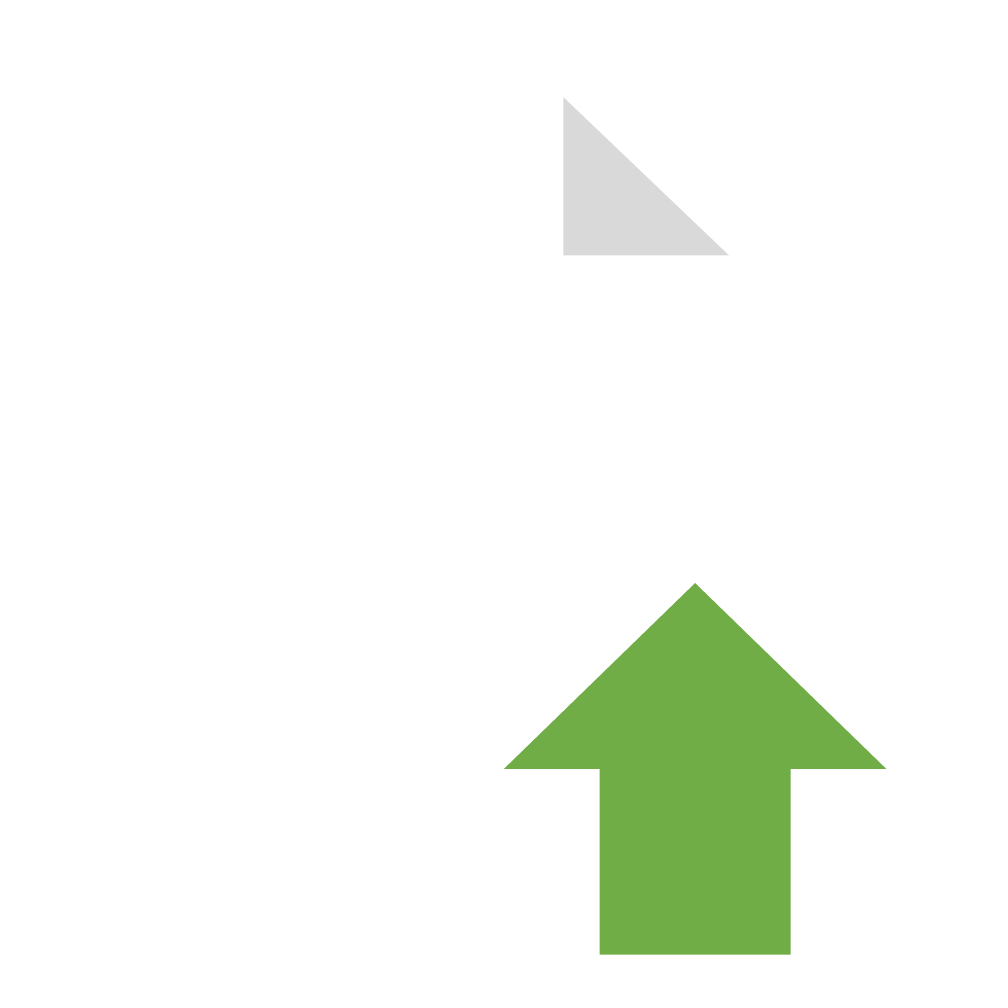
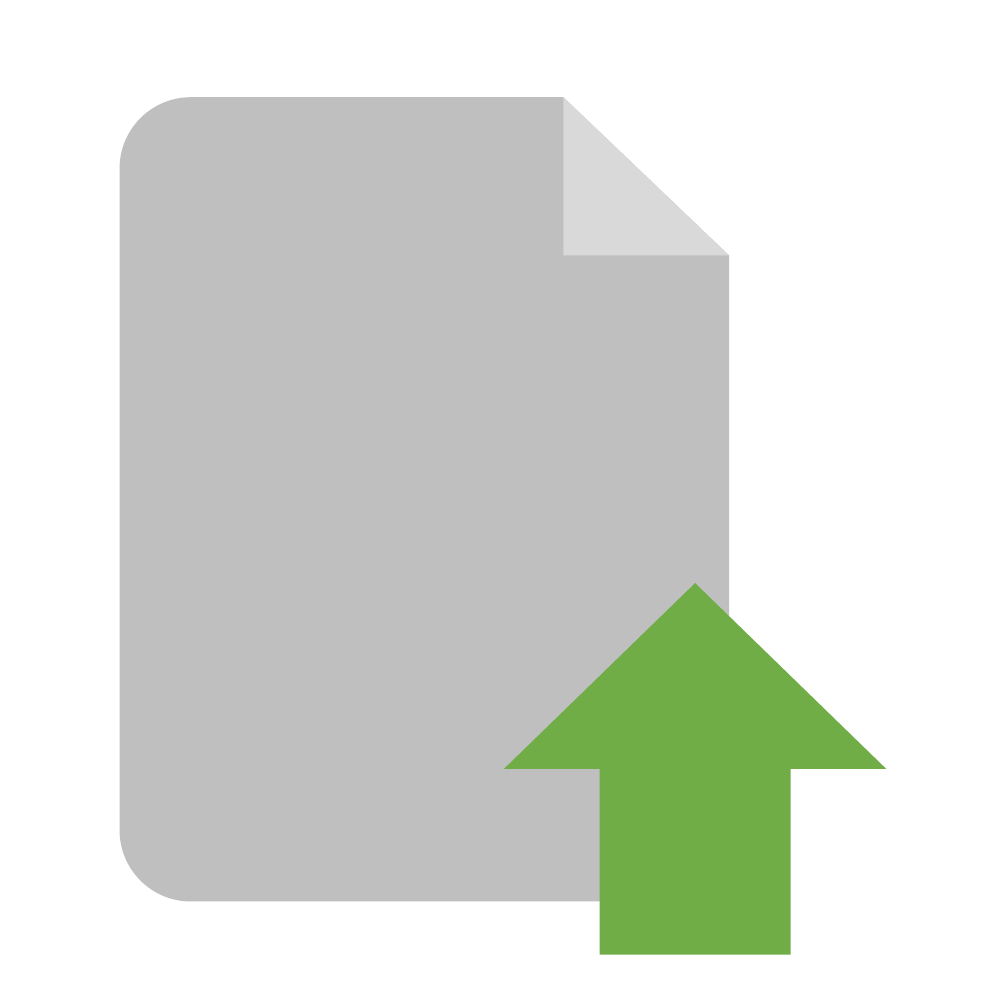
Before and after one commit to alisopp/KaraokeMusicVideoManager, a slide deck: slide 8 of ImageResources/ProjectFiles/menu.pptx. Drawn at 1008x1008 pixels with LibreOffice and Linux fonts; fonts in the diff are those of the drawing. Boxes give left, top, right and bottom in pixels: in the first picture for what was removed or moved away, otherwise in the second. Text is boxed around its words. In the diff, an @@ line names an element or a change of style, - is before the commit and + after.

```diff
--- a/ImageResources/ProjectFiles/menu.pptx
+++ b/ImageResources/ProjectFiles/menu.pptx
@@ freeform shape added at [120, 97, 729, 901], fill #BFBFBF @@
```
Also in this commit, not shown: 2 slides added, 1 slide removed, 10 other files.
